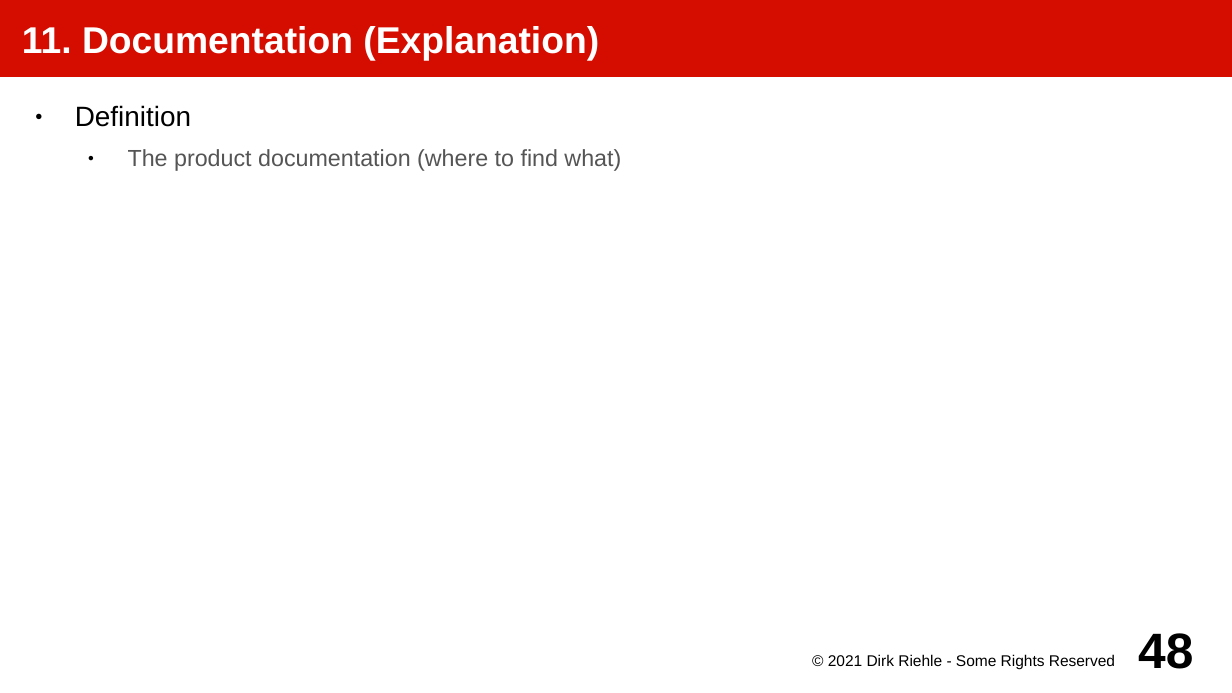
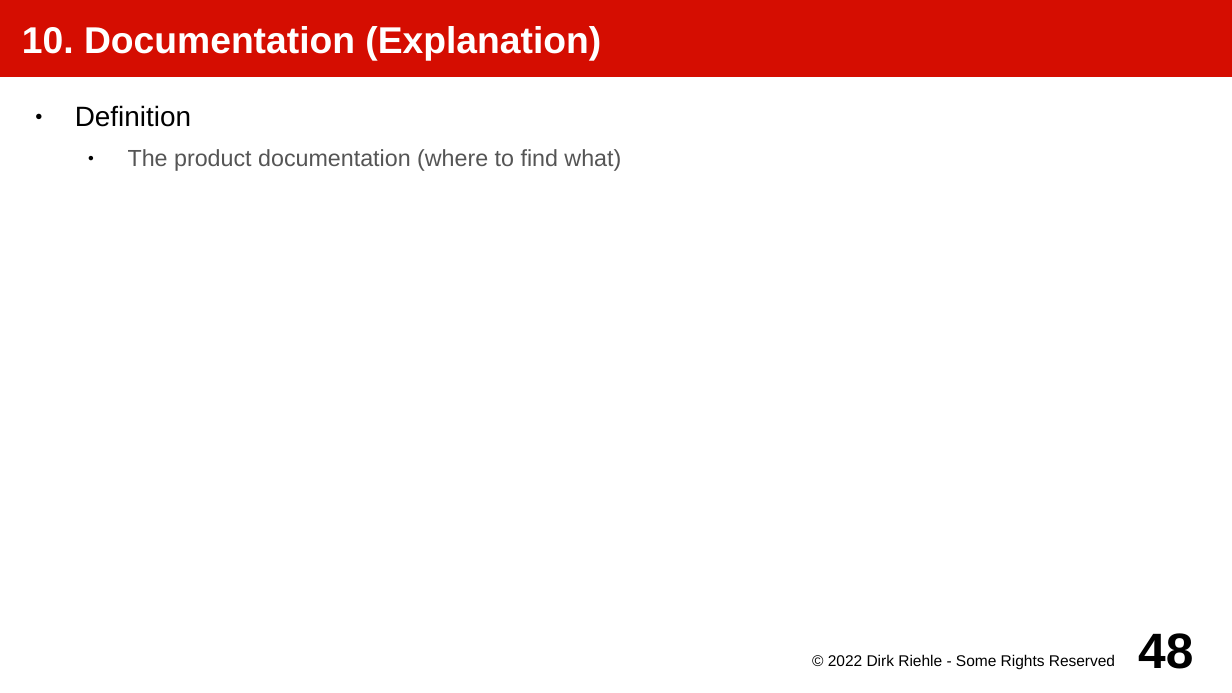
Before and after one commit to dirkriehle/amos-course, a slide deck: slide 48 of Lecture slides/AMOS A02 - Project Setup.odp. Drawn at 1232x693 pixels with LibreOffice and Linux fonts; fonts in the diff are those of the drawing. Boxes give left, top, right and bottom in pixels: in the first picture for what was removed or moved away, otherwise in the second. Text is boxed around its words. In the diff, an @@ line names an element or a change of style, - is before the commit and + after.

```diff
--- a/Lecture slides/AMOS A02 - Project Setup.odp
+++ b/Lecture slides/AMOS A02 - Project Setup.odp
@@ title at [22, 26, 601, 61]: text changed @@
-11. Documentation (Explanation)
+10. Documentation (Explanation)
@@ text at [828, 654, 1115, 670]: text changed @@
-© 2021 Dirk Riehle - Some Rights Reserved
+© 2022 Dirk Riehle - Some Rights Reserved
```
Also in this commit, not shown: 49 other slides changed, 24 other files.
